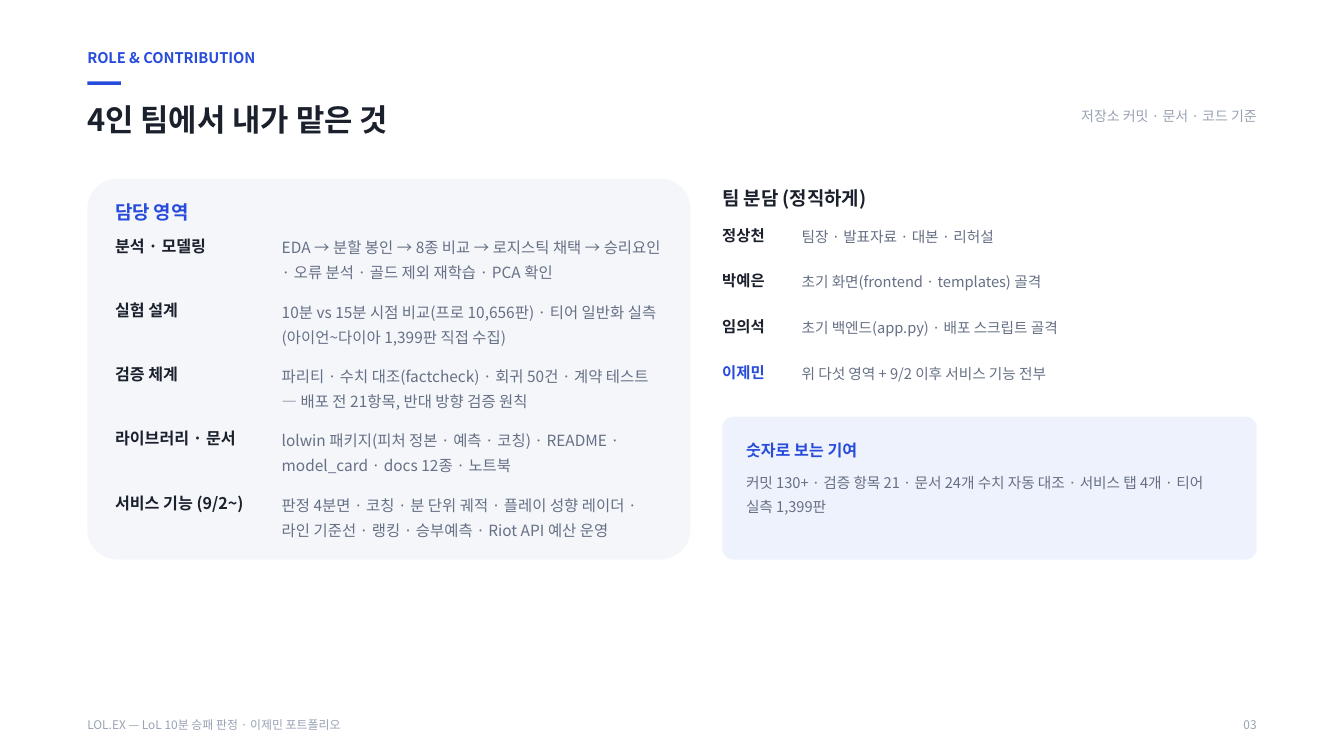
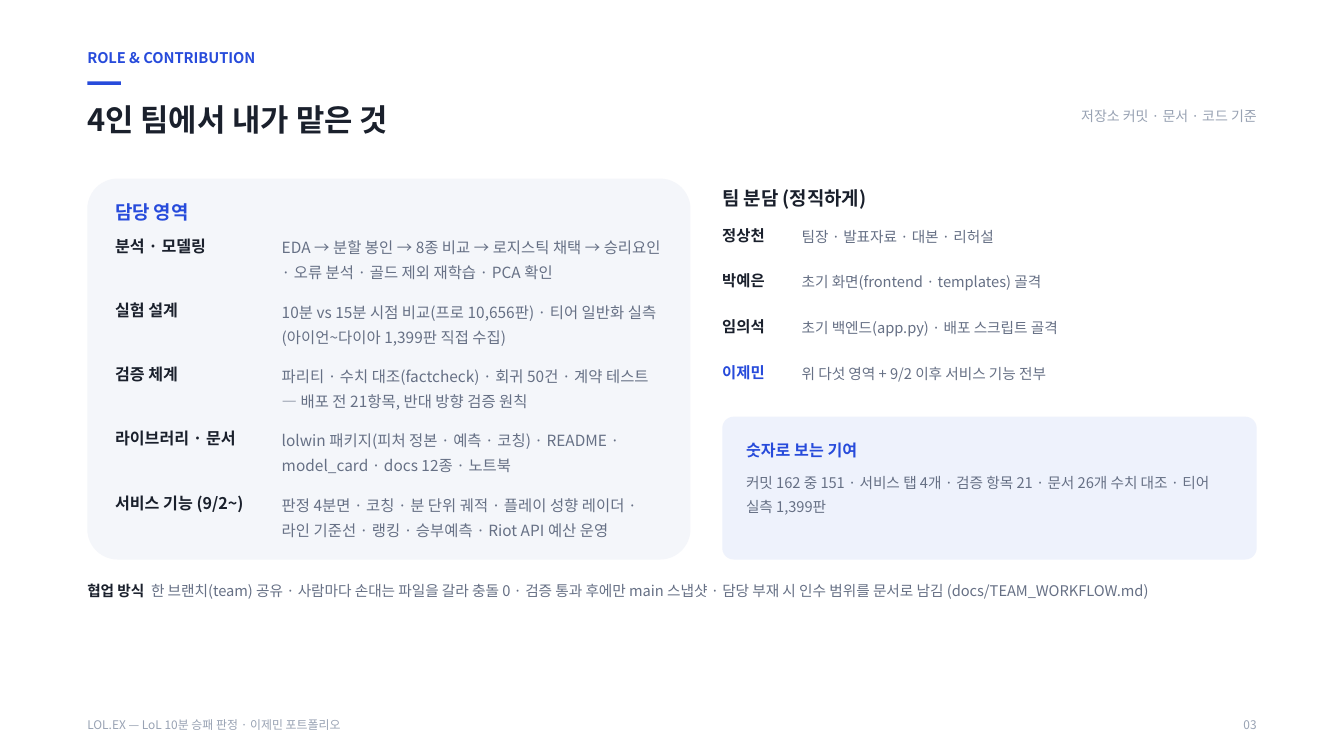
Before and after one commit to wpalswpa/lol-win-prediction, a slide deck: slide 3 of LOLEX_포트폴리오.pptx. Drawn at 1344x756 pixels with LibreOffice and Linux fonts; fonts in the diff are those of the drawing. Boxes give left, top, right and bottom in pixels: in the first picture for what was removed or moved away, otherwise in the second. Text is boxed around its words. In the diff, an @@ line names an element or a change of style, - is before the commit and + after.

```diff
--- a/LOLEX_포트폴리오.pptx
+++ b/LOLEX_포트폴리오.pptx
@@ text at (746, 476, 1209, 515): text changed @@
-커밋 130+ · 검증 항목 21 · 문서 24개 수치 자동 대조 · 서비스 탭 4개 · 티어 실측 1,399판
+커밋 162 중 151 · 서비스 탭 4개 · 검증 항목 21 · 문서 26개 수치 대조 · 티어 실측 1,399판
@@ text added at (87, 583, 1149, 599), 10.5 pt, text #667085 @@
+협업 방식 한 브랜치(team) 공유 · 사람마다 손대는 파일을 갈라 충돌 0 · 검증 통과 후에만 main 스냅샷 · 담당 부재 시 인수 범위를 문서로 남김 (docs/TEAM_WORKFLOW.md)
```
Also in this commit, not shown: 6 other slides changed, 1 slide added, 4 other files.
